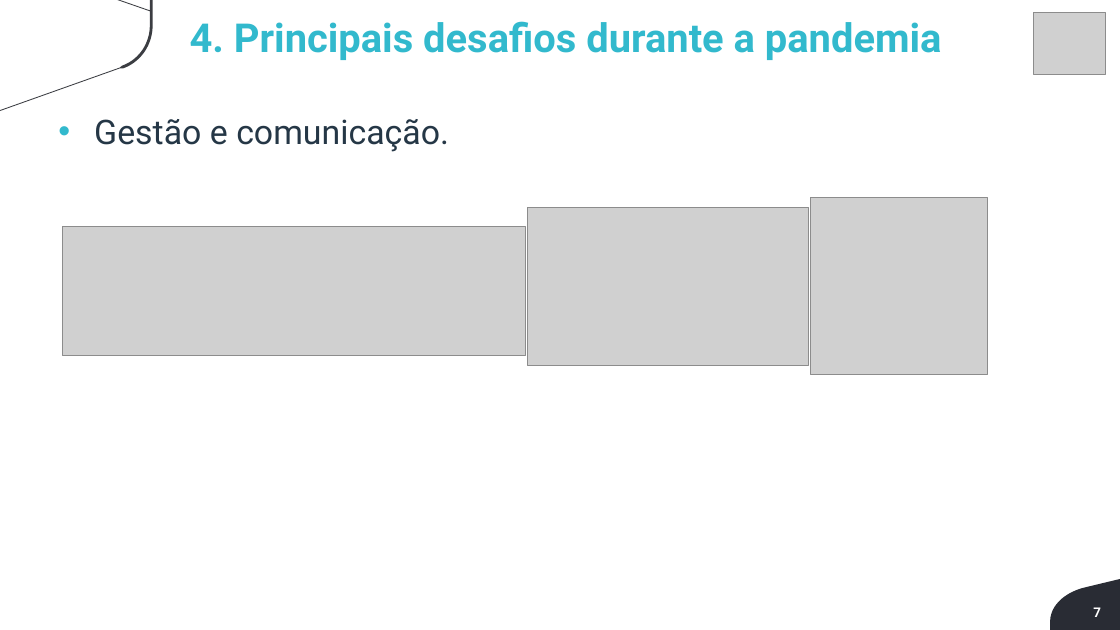
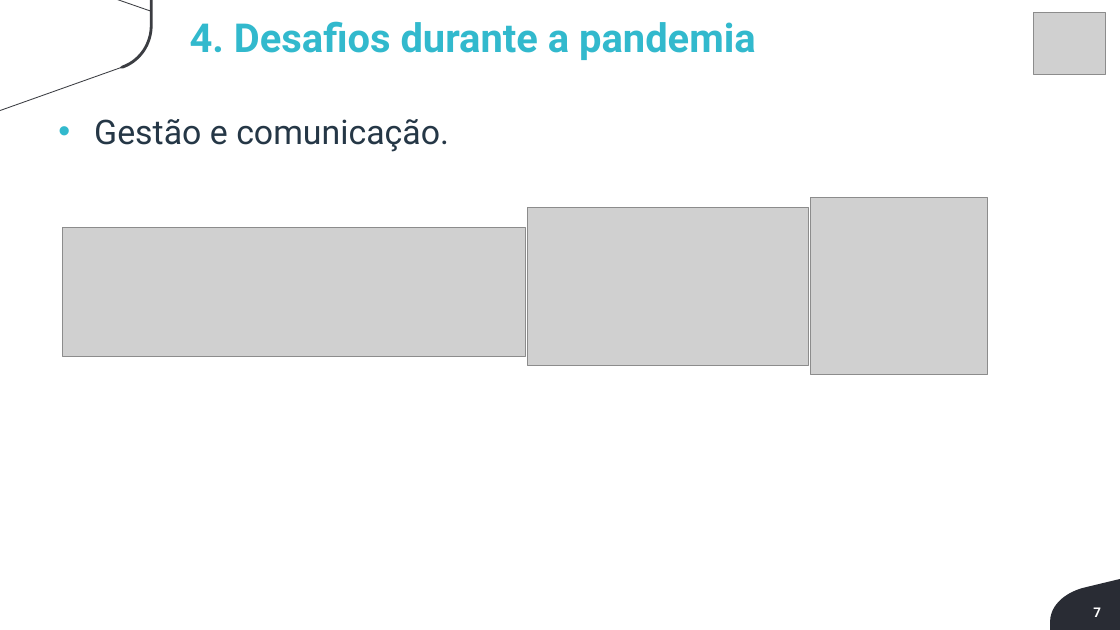
Before and after one commit to BandTec/Blood4Life, a slide deck: slide 7 of Blood4Life/Sprint-3/Apresentação/ApresentacaoFinal-Blood4life.pptx. Drawn at 1120x630 pixels with LibreOffice and Linux fonts; fonts in the diff are those of the drawing; grey boxes stand for pictures; background and template pictures are left out. Boxes give left, top, right and bottom in pixels: in the first picture for what was removed or moved away, otherwise in the second. Text is boxed around its words. In the diff, an @@ line names an element or a change of style, - is before the commit and + after.

```diff
--- a/Blood4Life/Sprint-3/Apresentação/ApresentacaoFinal-Blood4life.pptx
+++ b/Blood4Life/Sprint-3/Apresentação/ApresentacaoFinal-Blood4life.pptx
@@ text at box(190, 21, 756, 60): text changed @@
-4. Principais desafios durante a pandemia
+4. Desafios durante a pandemia
```
Also in this commit, not shown: 2 other slides changed, 3 other files.
